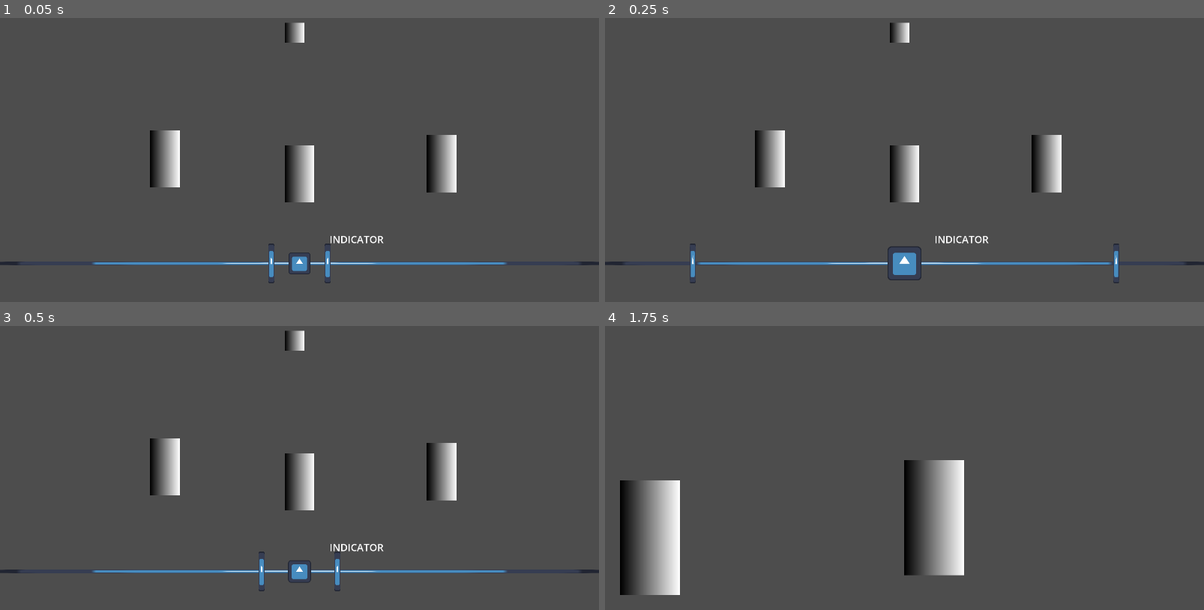
Above: before the commit, frames 1-4 (two rows, left to right).
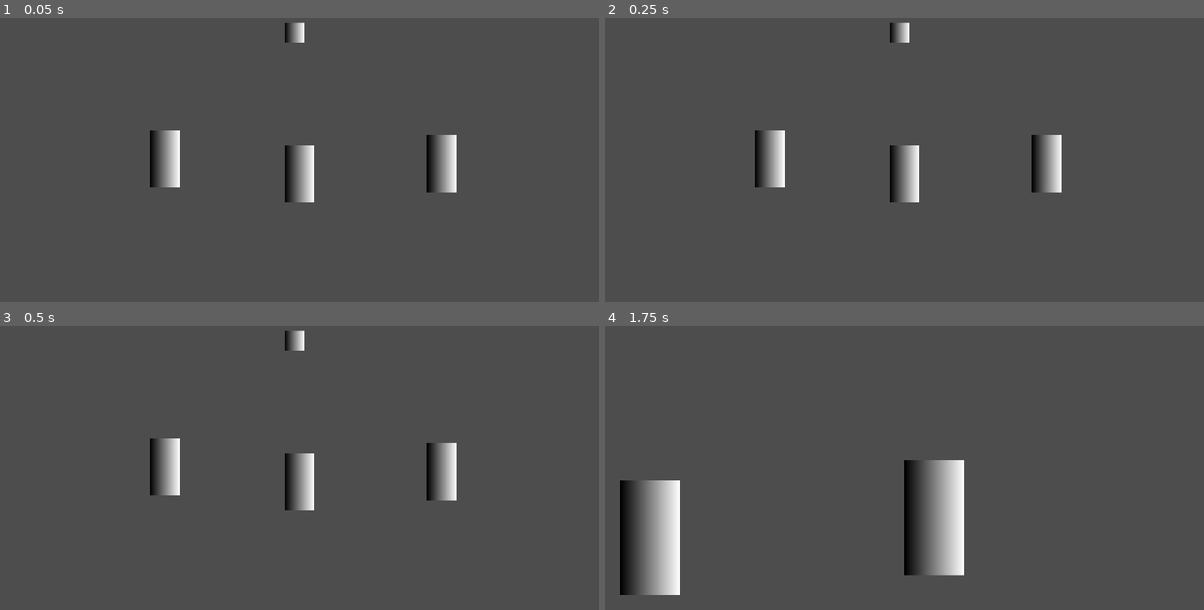
Above: after the commit, the same moments.

Repository: Quarticore/UntitledTomatoGame
Game: Godot game, scene res://scenes/main.tscn
Same seed, same stepped clock (60 frames per second), same inputs: the game is played once before the commit and once after it. The engine's default icon, where the game draws it, is replaced by a stand-in: a white triangle on a blue panel in a dark square. Sound files missing from this copy of the repository are replaced by a short silence.
Inputs (mouse positions are in pixels of both pictures, inside the frame that each line leads up to):
- Up to frame 1 (0.05 s): no input
- Up to frame 2 (0.25 s): no input
- Up to frame 3 (0.5 s): no input
- Up to frame 4 (1.75 s): tap Enter at 0.5 s; move the mouse to (766, 465) at 0.52 s; hold D (InputRight) 0.53-1.28 s; click (766, 465) at 0.6 s; tap Space at 1.25 s; move the mouse to (1203, 547) at 1.27 s; hold A (InputLeft) from 1.28 s (still down); tap S (InputMiddle) at 1.35 s; click (1203, 547) at 1.42 s

The runs differ from the first frame. In frame 1, 1.2% of the frame differs, in the area x 0-100%, y 76-94%; in frame 2, 1.4%; in frame 3, 1.3%; in frame 4, nothing differs.

Commit message:
fix: function name tweak

Diff:
--- a/assets/scripts/gameplay_ui.gd
+++ b/assets/scripts/gameplay_ui.gd
@@ -1,9 +1,9 @@
 extends Node
 
-func show():
+func play_show():
 	$AnimationPlayer.play("fade_in")
 
-func hide():
+func play_hide():
 	$AnimationPlayer.play("fade_out")
 
 func _on_audio_manager_rhythm_input(pct, combo, input) -> void:
--- a/assets/scripts/member.gd
+++ b/assets/scripts/member.gd
@@ -6,7 +6,6 @@
 func _on_area_2d_mouse_entered() -> void:
 	hovered.emit()
 
-
 func _on_area_2d_input_event(viewport: Node, event: InputEvent, shape_idx: int) -> void:
 	# If clicked emit "selected"
 	if event.is_action("Click"):
--- a/assets/scripts/selection_manager.gd
+++ b/assets/scripts/selection_manager.gd
@@ -5,6 +5,10 @@
 @onready var Member2: Node2D = get_node("/root/Main/Member2")
 @onready var Member3: Node2D = get_node("/root/Main/Member3")
 @onready var Camera: Camera2D = get_node("/root/Main/MainCamera")
+
+func on_select_any():
+	var gameplay_ui = get_node("/root/Main/GameplayUI")
+	gameplay_ui.play_show()
 
 func _on_member_hovered() -> void:
 	Light.global_position.x = Member1.global_position.x
@@ -18,11 +22,14 @@
 func _on_member_selected() -> void:
 	Camera.zoom = Vector2(2, 2)
 	Camera.global_position = Member1.global_position
+	on_select_any()
 
 func _on_member_2_selected() -> void:
 	Camera.zoom = Vector2(2, 2)
 	Camera.global_position = Member2.global_position
+	on_select_any()
 
 func _on_member_3_selected() -> void:
 	Camera.zoom = Vector2(2, 2)
 	Camera.global_position = Member3.global_position
+	on_select_any()
--- a/scenes/main.tscn
+++ b/scenes/main.tscn
@@ -39,7 +39,7 @@
 "times": PackedFloat32Array(0),
 "transitions": PackedFloat32Array(1),
 "update": 0,
-"values": [Color(1, 1, 1, 1)]
+"values": [Color(1, 1, 1, 0)]
 }
 
 [sub_resource type="Animation" id="Animation_5n3vl"]
@@ -52,7 +52,7 @@
 tracks/0/loop_wrap = true
 tracks/0/keys = {
 "times": PackedFloat32Array(0, 1),
-"transitions": PackedFloat32Array(1, 1.56917),
+"transitions": PackedFloat32Array(1, 1.68179),
 "update": 0,
 "values": [Color(1, 1, 1, 1), Color(1, 1, 1, 0)]
 }
@@ -92,6 +92,7 @@
 [node name="AudioManager" parent="." instance=ExtResource("3_m7yqh")]
 
 [node name="GameplayUI" type="Node2D" parent="."]
+modulate = Color(1, 1, 1, 0)
 script = ExtResource("5_03y6y")
 
 [node name="AnimationPlayer" type="AnimationPlayer" parent="GameplayUI"]
